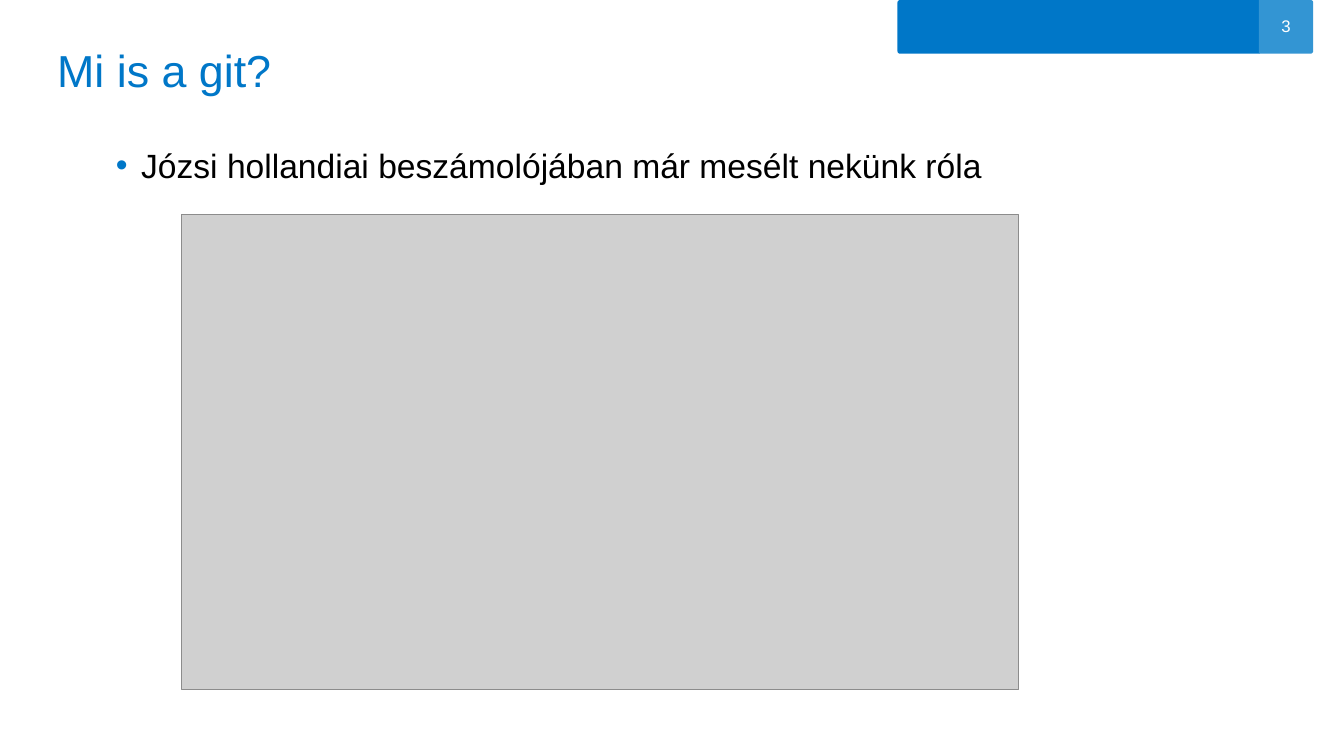
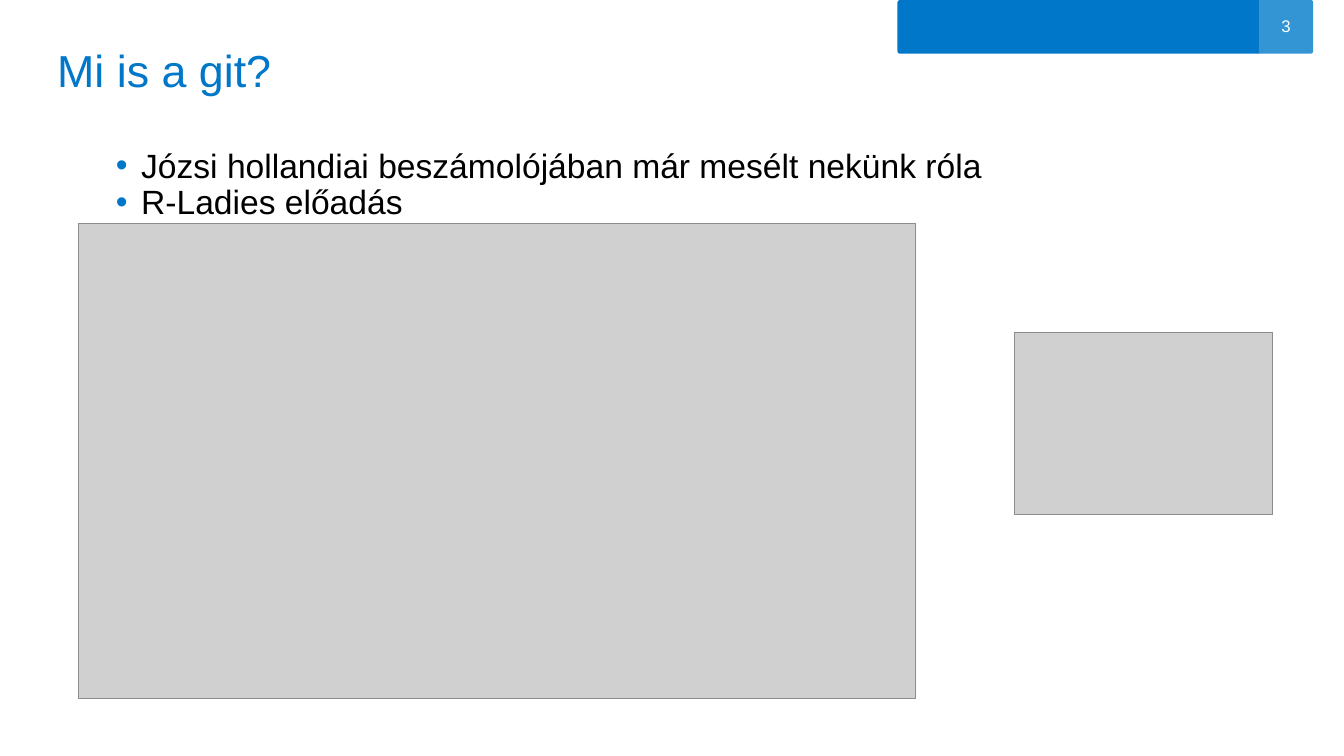
Before and after one commit to oerika1988/aegon-git-tutorial, a slide deck: slide 3 of GIT.pptx. Drawn at 1344x756 pixels with LibreOffice and Linux fonts; fonts in the diff are those of the drawing; grey boxes stand for pictures; background and template pictures are left out. Boxes give left, top, right and bottom in pixels: in the first picture for what was removed or moved away, otherwise in the second. Text is boxed around its words. In the diff, an @@ line names an element or a change of style, - is before the commit and + after.

```diff
--- a/GIT.pptx
+++ b/GIT.pptx
@@ text at (141,189,403,215): paragraph added @@
+• R-Ladies előadás
@@ picture: place and size @@
-picture at (181,215,1018,690)
+picture at (79,224,915,699)
@@ picture added at (1014,333,1273,514) @@
```
Also in this commit, not shown: 2 other slides changed.
